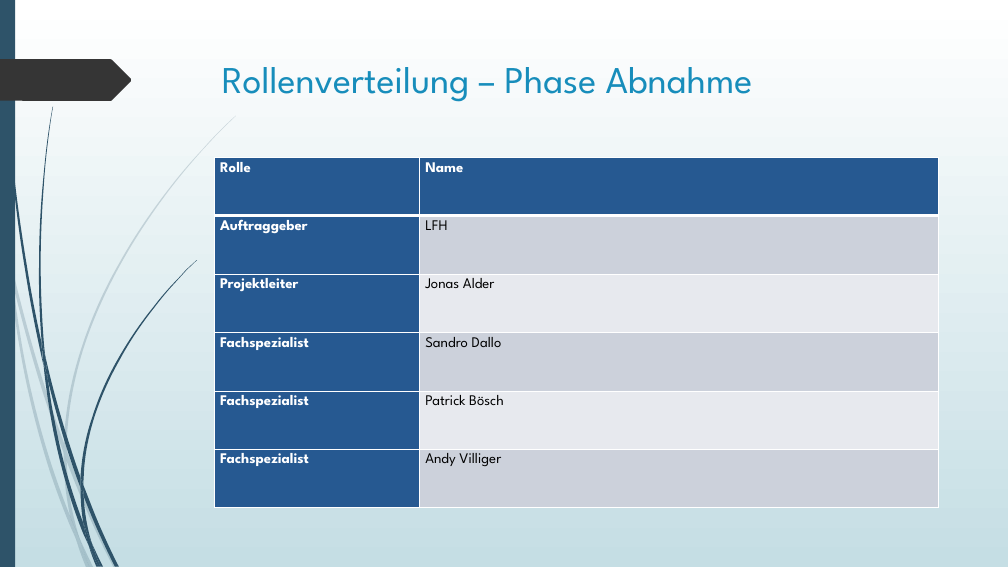
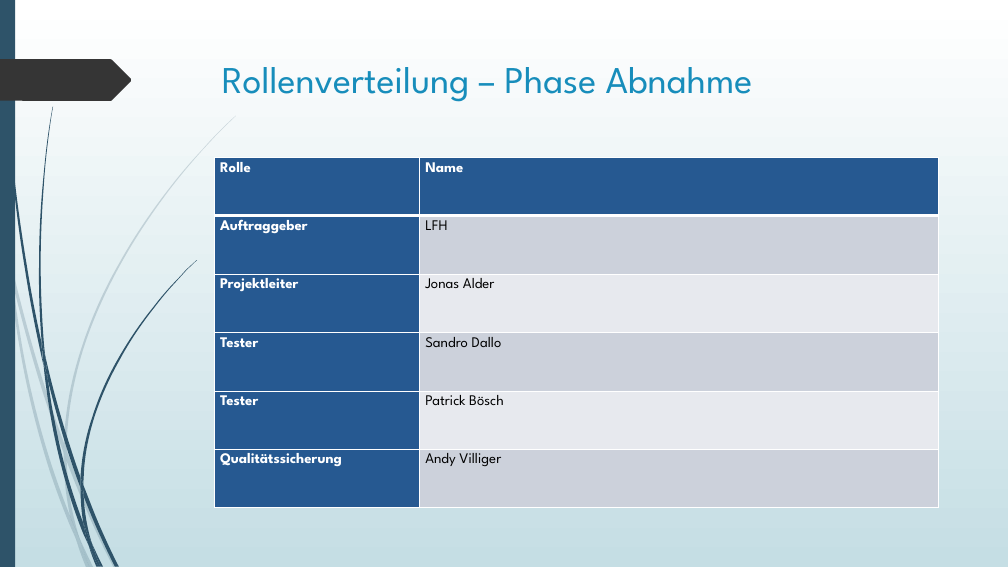
Before and after one commit to nuerscht/LFH, a slide deck: slide 12 of doc/00 Statusberichte/Status Meeting 2.pptx. Drawn at 1008x567 pixels with LibreOffice and Linux fonts; fonts in the diff are those of the drawing. Boxes give left, top, right and bottom in pixels: in the first picture for what was removed or moved away, otherwise in the second. Text is boxed around its words. In the diff, an @@ line names an element or a change of style, - is before the commit and + after.

```diff
--- a/doc/00 Statusberichte/Status Meeting 2.pptx
+++ b/doc/00 Statusberichte/Status Meeting 2.pptx
@@ table at <box>215,157,938,507</box> @@
-row 4, column 1: Fachspezialist
+row 4, column 1: Tester
-row 5, column 1: Fachspezialist
+row 5, column 1: Tester
-row 6, column 1: Fachspezialist
+row 6, column 1: Qualitätssicherung
@@ less space between paragraphs @@
```
Also in this commit, not shown: 3 other slides changed.
